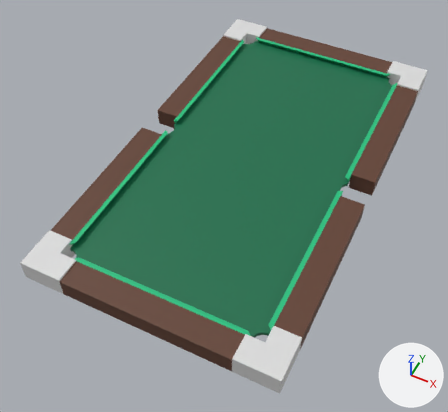
A saved change to the glTF model public/3d_models/table.glb.
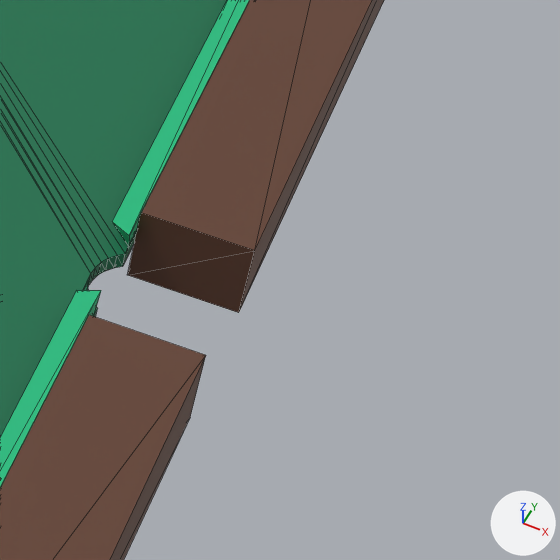
The first picture shows the older version from a camera (50 mm lens) standing at (1.21, -2.88, 3.01) and looking at (-0.08, -0.3, -0.21). The close-ups show both versions on the part from 72% to 98% of the width and 32% to 60% of the height of that picture; other places that the commit changed are outside them. Lighting does not change. The marker at lower right points along +X, +Y and +Z. The close-ups show mesh edges as thin lines. Where no turn or scale is listed for an object, it has been applied to the vertices. Vertices at the same position are counted once.

Objects in the first close-up: 'Cushions', 'Rail', 'Table_Bed'.
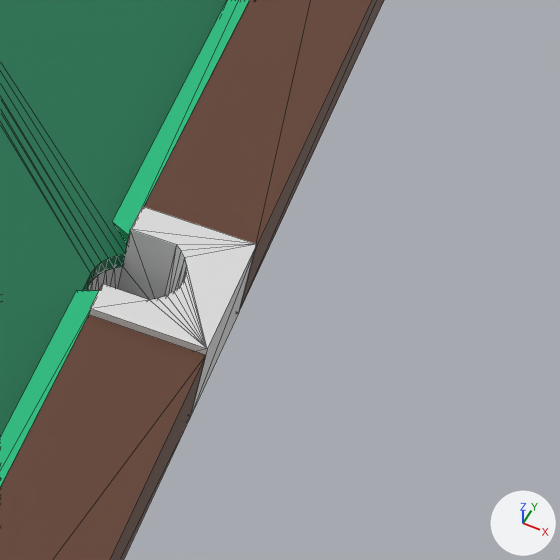
The newer file is also turned or shifted as a whole; pictures and numbers use the older file's frame.

Pixel boxes (x1, y1, x2, y2) of what changed, in the close-ups (560 x 560 px):
'Pocket_Liners', reshaped (not visible before): after (88, 206, 257, 417)

What the commit changed:
me_plane_007 is used by ob_pocket_liners; location (0.678, 0.076, 0.0).
me_plane_007 had 48 vertices, 80 faces and spanned x -1.51..0.15, y -1.54..1.39, z -0.07..0.07.
me_plane_007 now has 374 vertices, 720 faces and spans x -1.51..0.15, y -1.54..1.39, z -0.07..0.07.
me_plane_007 part 1: a new loose piece of 64 vertices spanning x -0.09..0.15, y -0.19..0.03, z -0.07..0.07, in mat_material_004 (light grey #dddddd).
